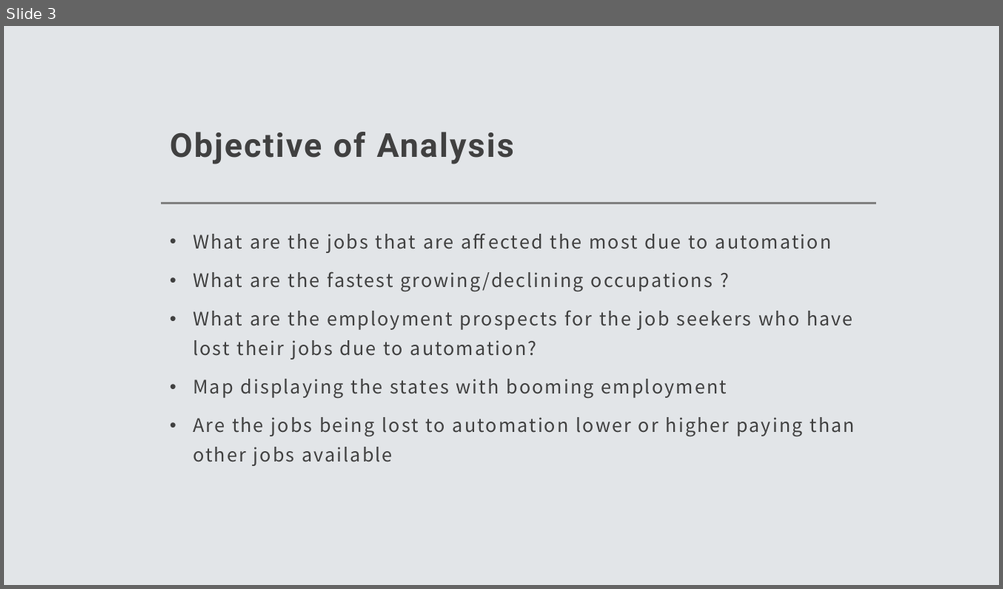
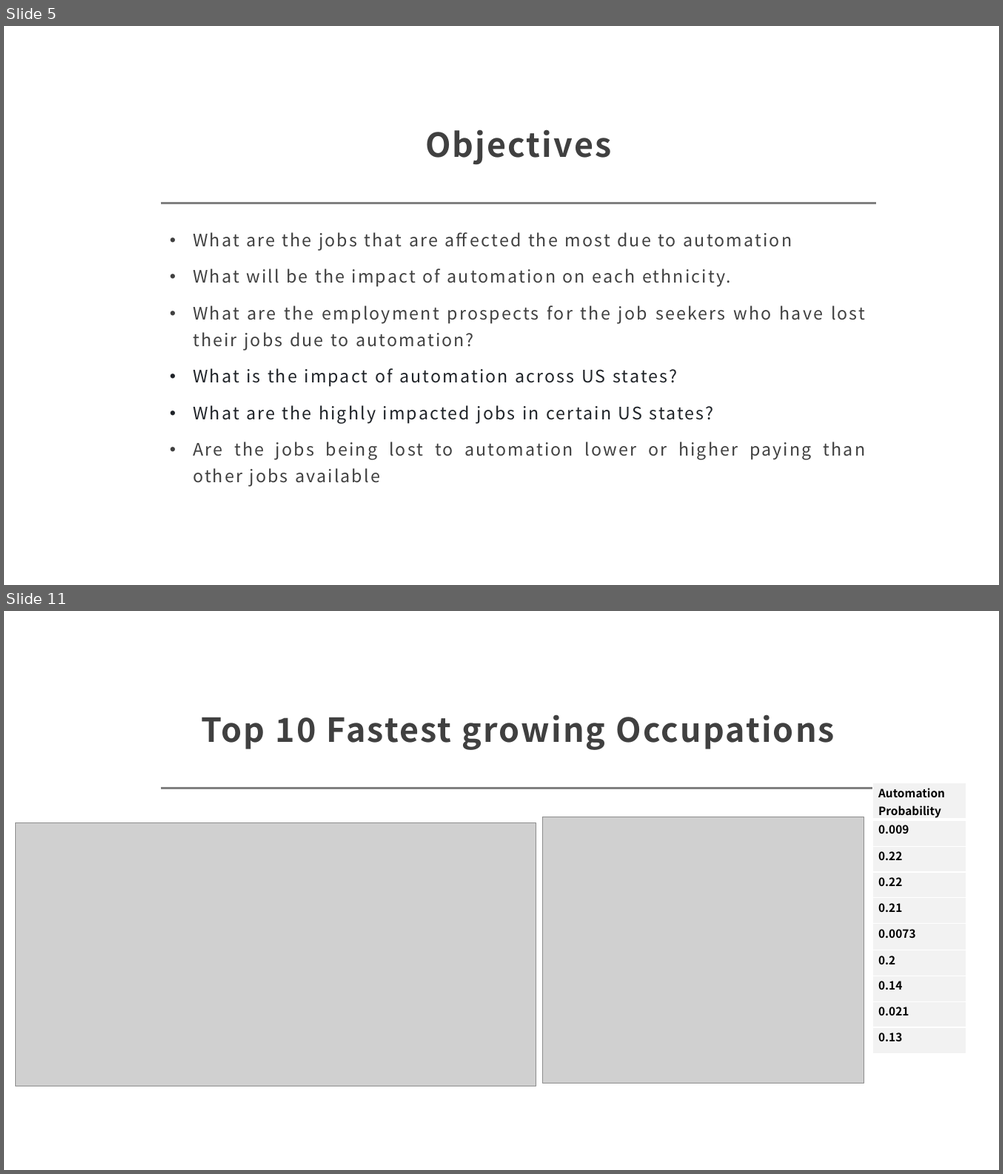
Before and after one commit to vinaya-kusuma/Project1, a slide deck: Project1.pptx. Shown one above the other, each under a label of ours: slide 3 before the commit, slides 5 and 11 after it; the slides between them are not shown. The pictures are 1003x589 and 1003x1174 pixels, drawn with LibreOffice and Linux fonts; fonts in the diff are those of the drawing; grey boxes stand for pictures. Boxes give left, top, right and bottom in pixels: in the first picture for what was removed or moved away, otherwise in the second. Text is boxed around its words. In the diff, an @@ line names an element or a change of style, - is before the commit and + after.

Commit message:
updated state slide

```diff
--- a/Project1.pptx
+++ b/Project1.pptx
@@ slide 11 added at (4,611,999,1170), background #FFFFFF; not listed: 1 template element that a slide beside it also shows @@
@@ title added at (202,715,834,750), 32 pt, text #404040, bold @@
+Top 10 Fastest growing Occupations
@@ table added at (873,783,966,1055), 10 rows, 1 columns @@
+Automation Probability
+0.009
+0.22
+0.22
+0.21
+0.0073
+0.2
+0.14
+0.021
+0.13
@@ picture added at (16,823,536,1087) @@
@@ picture added at (543,817,865,1084) @@
@@ what was slide 3 is now slide 5 @@
@@ slide 5 changed as well @@
@@ background #E2E5E8 to #FFFFFF @@
@@ title at (425,130,611,165): text changed; font Roboto to Noto Sans CJK JP @@
-Objective of Analysis
+Objectives
@@ text at (193,232,865,487): size 18 to 16.6 pt in "What are the jobs that are affected ...", "What are the employment prospects for the ...", "Are the jobs being lost to automation ..."; alignment left to justified @@
@@ text at (193,269,731,287): text changed; size 18 to 16.6 pt @@
-• What are the fastest growing/declining occupations ?
+• What will be the impact of automation on each ethnicity.
@@ text at (193,369,714,424): text changed; size 18 to 16.6 pt; text colour #404040 to #1F2328 @@
-• Map displaying the states with booming employment
+• What is the impact of automation across US states?
+• What are the highly impacted jobs in certain US states?
```
Also in this commit, not shown: 9 other slides changed, 14 other slides added, 7 slides removed.
